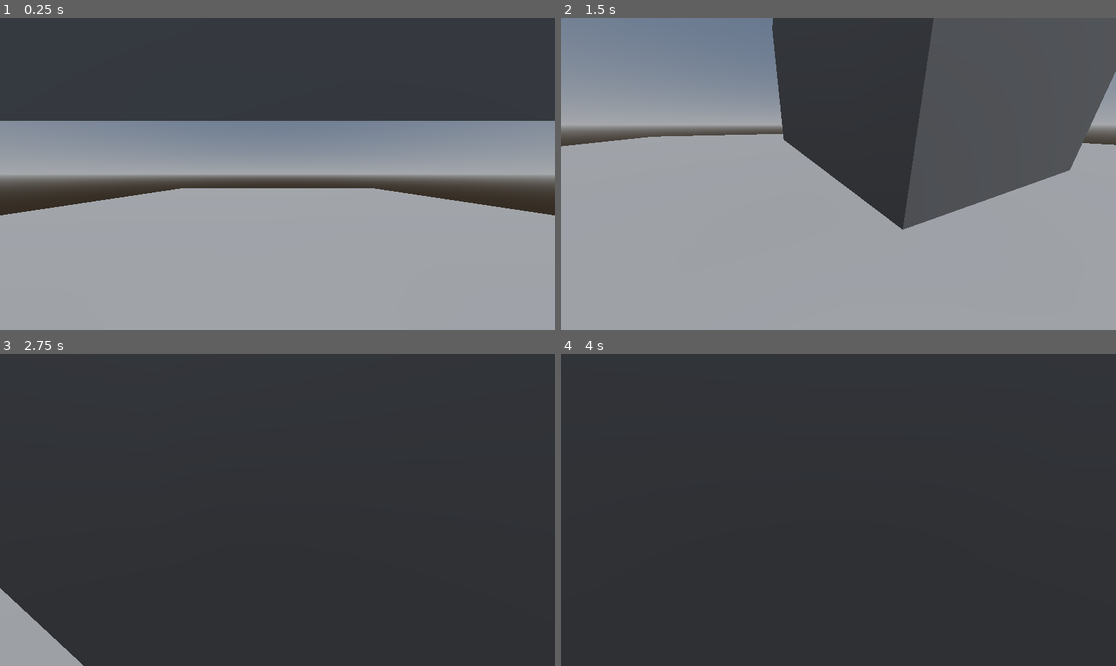
Above: before the commit, frames 1-4 (two rows, left to right).
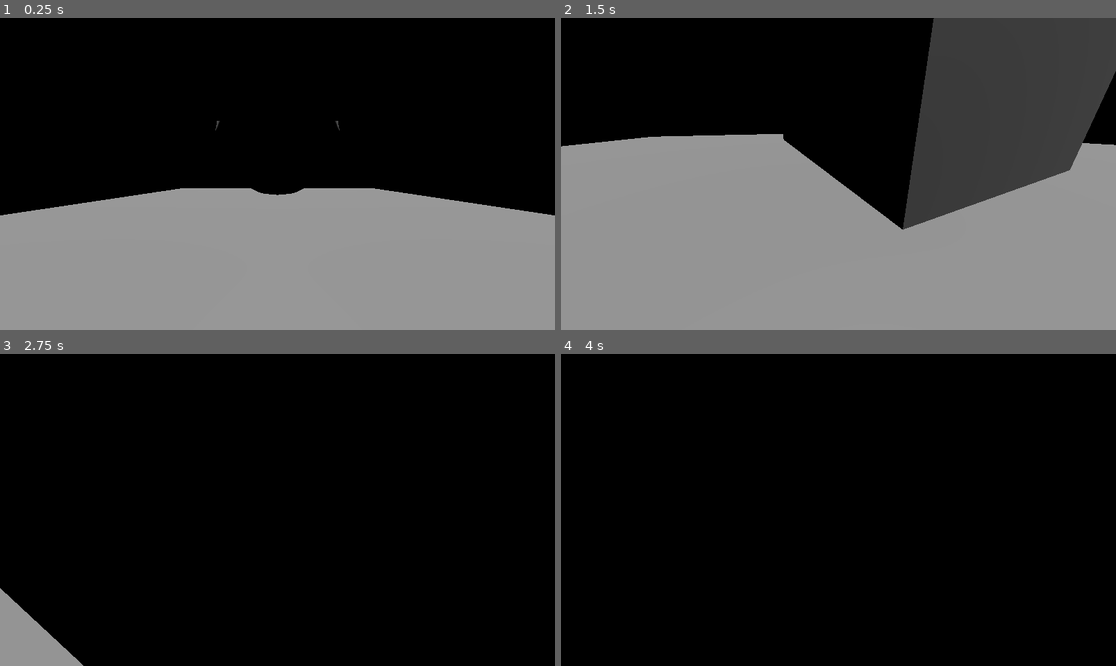
Above: after the commit, the same moments.

Repository: kennethbchen/Memory-Mall-Game
Game: Godot game, scene res://game.tscn
Same seed, same stepped clock (60 frames per second), same inputs: the game is played once before the commit and once after it.
Inputs (mouse positions are in pixels of both pictures, inside the frame that each line leads up to):
- Up to frame 1 (0.25 s): no input
- Up to frame 2 (1.5 s): move the mouse to (960, 158) at 0.52 s; press the mouse at (960, 158) at 0.53 s; hold D (game_right) 0.53-1.28 s; move the mouse to (810, 174) at 1.27 s; release the mouse at (810, 174) at 1.28 s; hold W (game_forward) from 1.28 s (still down); click (810, 174) at 1.35 s
- Up to frame 3 (2.75 s): keep holding W (game_forward); move the mouse to (288, 503) at 2.02 s; press the mouse at (288, 503) at 2.03 s
- Up to frame 4 (4 s): keep holding W (game_forward); tap Enter at 2.75 s; move the mouse to (832, 516) at 2.77 s; release the mouse at (832, 516) at 2.78 s; click (832, 516) at 2.85 s; move the mouse to (877, 513) at 3.52 s; press the mouse at (877, 513) at 3.53 s

The runs differ from the first frame. In frame 1, 58% of the frame differs, in the area x 0-100%, y 0-64%; in frame 2, 48%; in frame 3, 98%; in frame 4, 100%, in the area x 0-100%, y 0-100%.

Commit message:
Implemented edge detection

Diff:
--- a/edge_detect.gdshader
+++ b/edge_detect.gdshader
@@ -5,11 +5,7 @@
 uniform sampler2D NORMAL_TEXTURE : hint_normal_roughness_texture, filter_linear_mipmap;
 uniform sampler2D DEPTH_TEXTURE : source_color, hint_depth_texture;
 
-uniform float edge_threshold = 0.2;
-uniform vec3 line_color: source_color = vec3(0.043, 0.282, 0.467);
-uniform vec3 background_color: source_color = vec3(0.408, 0.969, 0.694);
-
-// https://www.shadertoy.com/view/MscSzf
+// https://godotshaders.com/shader/depth-based-edge-detection-with-sobel-operator-screenspace/
 
 float linearize_depth(vec2 uv_coord, mat4 proj_matrix){
 	// https://docs.godotengine.org/en/stable/tutorials/shaders/advanced_postprocessing.html
@@ -22,6 +18,23 @@
 	return linear_depth;
 }
 
+float check_same(vec4 center, vec4 samplef) {
+
+	vec3 center_normal = center.xyz;
+	float center_depth = center.w;
+
+	vec3 sample_normal = samplef.xyz;
+	float sample_depth = samplef.w;
+
+	vec3 normal_diff = abs(center_normal - sample_normal);
+	bool same_normal = normal_diff.x + normal_diff.y + normal_diff.z < 0.1;
+
+	float depth_diff = center_depth - sample_depth;
+	bool same_depth = depth_diff < 0.01;
+
+	return same_normal && same_depth ? 1.0 : 0.0;
+}
+
 void vertex(){
 	POSITION = vec4(VERTEX, 1.0);
 }
@@ -30,9 +43,27 @@
 	vec2 uv = SCREEN_UV;
 	vec4 screen_color = texture(SCREEN_TEXTURE, uv);
 	vec3 normal = texture(NORMAL_TEXTURE, uv).rgb;
+	normal = normal * 2.0 - 1.0;
 
 	// Get Depth texture and linearize it
 	float linear_depth = linearize_depth(uv, INV_PROJECTION_MATRIX);
 
-	ALBEDO = vec3(linear_depth * 0.01);
+	vec2 offset = 1.0 / VIEWPORT_SIZE;
+
+	// se nw sw ne
+	vec2 se_coord = uv + vec2(offset.x, offset.y);
+	vec2 nw_coord = uv + vec2(-offset.x, -offset.y);
+	vec2 sw_coord = uv + vec2(-offset.x, offset.y);
+	vec2 ne_coord = uv + vec2(offset.x, offset.y);
+
+	float depth_multiplier = 0.01;
+	// https://www.shadertoy.com/view/MscSzf
+	vec4 se = vec4(texture(SCREEN_TEXTURE, se_coord).rgb, linearize_depth(se_coord, INV_PROJECTION_MATRIX) * depth_multiplier);
+	vec4 nw = vec4(texture(SCREEN_TEXTURE, nw_coord).rgb, linearize_depth(nw_coord, INV_PROJECTION_MATRIX) * depth_multiplier);
+	vec4 sw = vec4(texture(SCREEN_TEXTURE, sw_coord).rgb, linearize_depth(sw_coord, INV_PROJECTION_MATRIX) * depth_multiplier);
+	vec4 ne = vec4(texture(SCREEN_TEXTURE, ne_coord).rgb, linearize_depth(ne_coord, INV_PROJECTION_MATRIX) * depth_multiplier);
+
+	float edge = check_same(se, nw) * check_same(sw, ne);
+
+	ALBEDO = vec3(edge);
 }
--- a/game.tscn
+++ b/game.tscn
@@ -12,6 +12,7 @@
 
 [sub_resource type="Environment" id="Environment_4xc2f"]
 background_mode = 2
+background_energy_multiplier = 0.0
 sky = SubResource("Sky_je8ax")
 
 [sub_resource type="CapsuleShape3D" id="CapsuleShape3D_qwty5"]
@@ -19,9 +20,6 @@
 [sub_resource type="ShaderMaterial" id="ShaderMaterial_uusni"]
 render_priority = 0
 shader = ExtResource("4_1qfxn")
-shader_parameter/edge_threshold = 0.2
-shader_parameter/line_color = Color(0.043, 0.282, 0.467, 1)
-shader_parameter/background_color = Color(0.408, 0.969, 0.694, 1)
 
 [sub_resource type="BoxMesh" id="BoxMesh_aqsk8"]
 material = SubResource("ShaderMaterial_uusni")
@@ -69,11 +67,22 @@
 use_collision = true
 size = Vector3(41.6331, 0.484252, 67.2998)
 
+[node name="Ground3" type="CSGBox3D" parent="."]
+transform = Transform3D(1, 0, 0, 0, 1, 0, 0, 0, 1, 0, 16.0806, 0)
+use_collision = true
+size = Vector3(41.6331, 0.484252, 67.2998)
+
 [node name="Ground2" type="CSGBox3D" parent="."]
 transform = Transform3D(1, 0, 0, 0, 1, 0, 0, 0, 1, 0, 3.68358, 11.9903)
 use_collision = true
 size = Vector3(8.37695, 13.105, 17.5371)
 
+[node name="CSGSphere3D" type="CSGSphere3D" parent="."]
+transform = Transform3D(1, 0, 0, 0, 1, 0, 0, 0, 1, 0, 4.03546, -3.81947)
+radius = 1.452
+radial_segments = 9
+rings = 10
+
 [node name="MeshInstance3D" type="MeshInstance3D" parent="."]
 transform = Transform3D(1, 0, 0, 0, 1, 0, 0, 0, 1, 0, 4.26611, 0)
 extra_cull_margin = 16384.0
